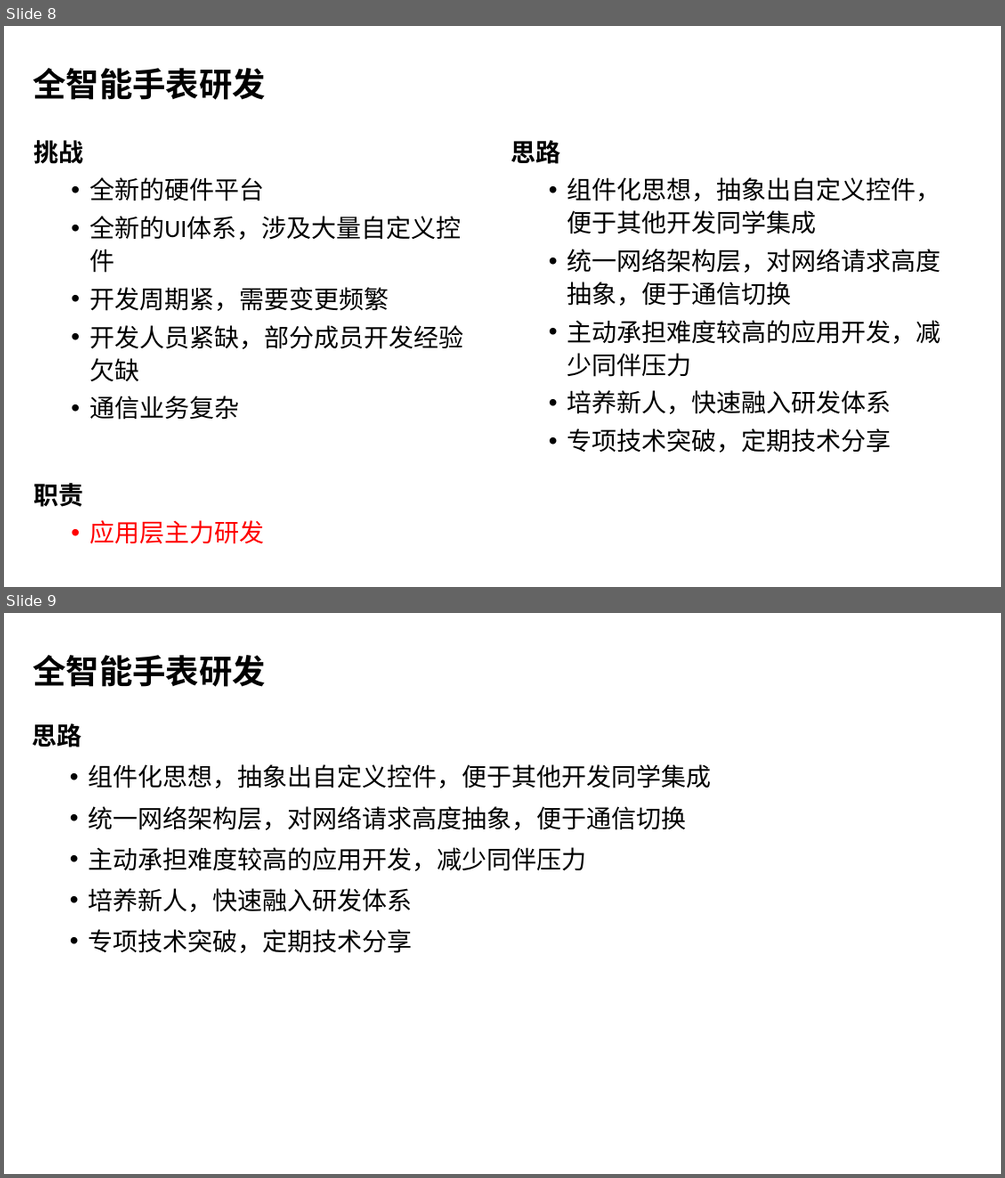
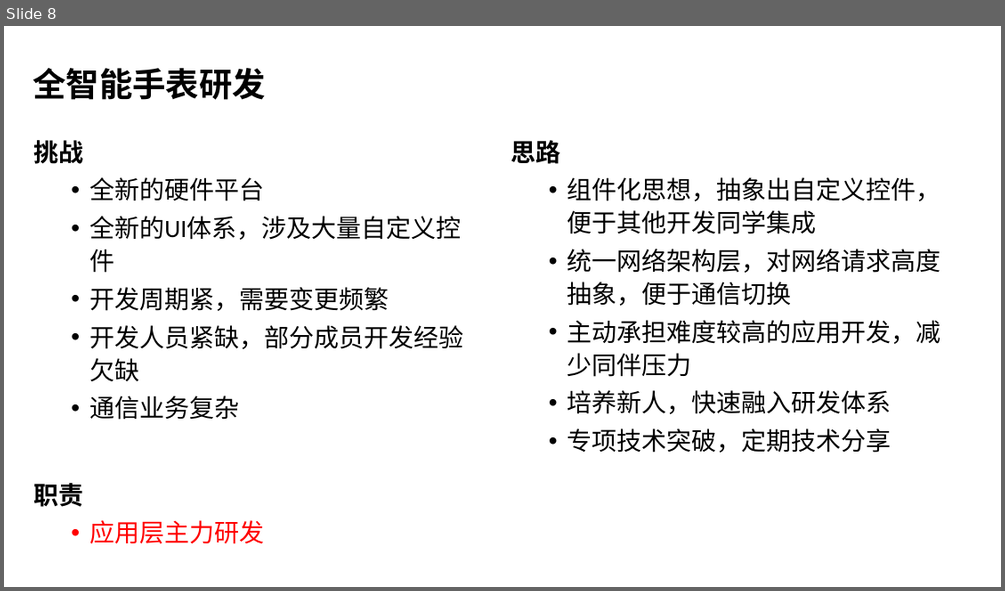
Before and after one commit to wangzhengyi/WangZhengyi, a slide deck: promote/2016阿里晋升述职.pptx. Shown one above the other, each under a label of ours: slides 8 and 9 before the commit, slide 8 after it. The pictures are 1005x1178 and 1005x591 pixels, drawn with LibreOffice and Linux fonts; fonts in the diff are those of the drawing; background and template pictures are left out. Boxes give left, top, right and bottom in pixels: in the first picture for what was removed or moved away, otherwise in the second. Text is boxed around its words. In the diff, an @@ line names an element or a change of style, - is before the commit and + after.

```diff
--- a/promote/2016阿里晋升述职.pptx
+++ b/promote/2016阿里晋升述职.pptx
@@ slide 9 removed at [4,613,1001,1174], background #FFFFFF @@
@@ title removed at [33,655,266,687] @@
-全智能手表研发
@@ text removed at [32,723,712,953] @@
-思路
-  • 组件化思想，抽象出自定义控件，便于其他开发同学集成
-  • 统一网络架构层，对网络请求高度抽象，便于通信切换
-  • 主动承担难度较高的应用开发，减少同伴压力
-  • 培养新人，快速融入研发体系
-  • 专项技术突破，定期技术分享
```
Also in this commit, not shown: 3 slides changed, 1 slide added, 1 other file.
